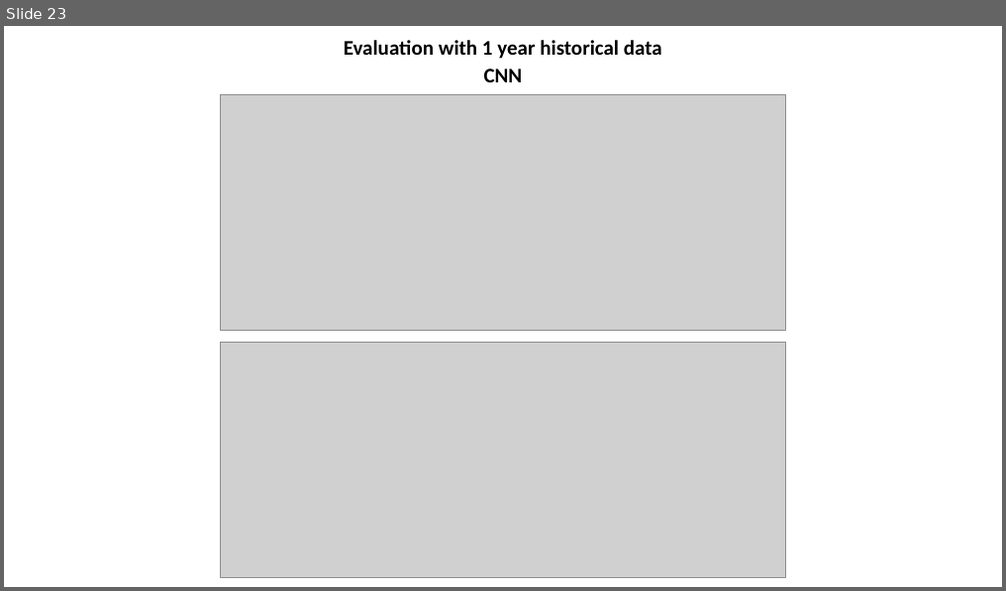
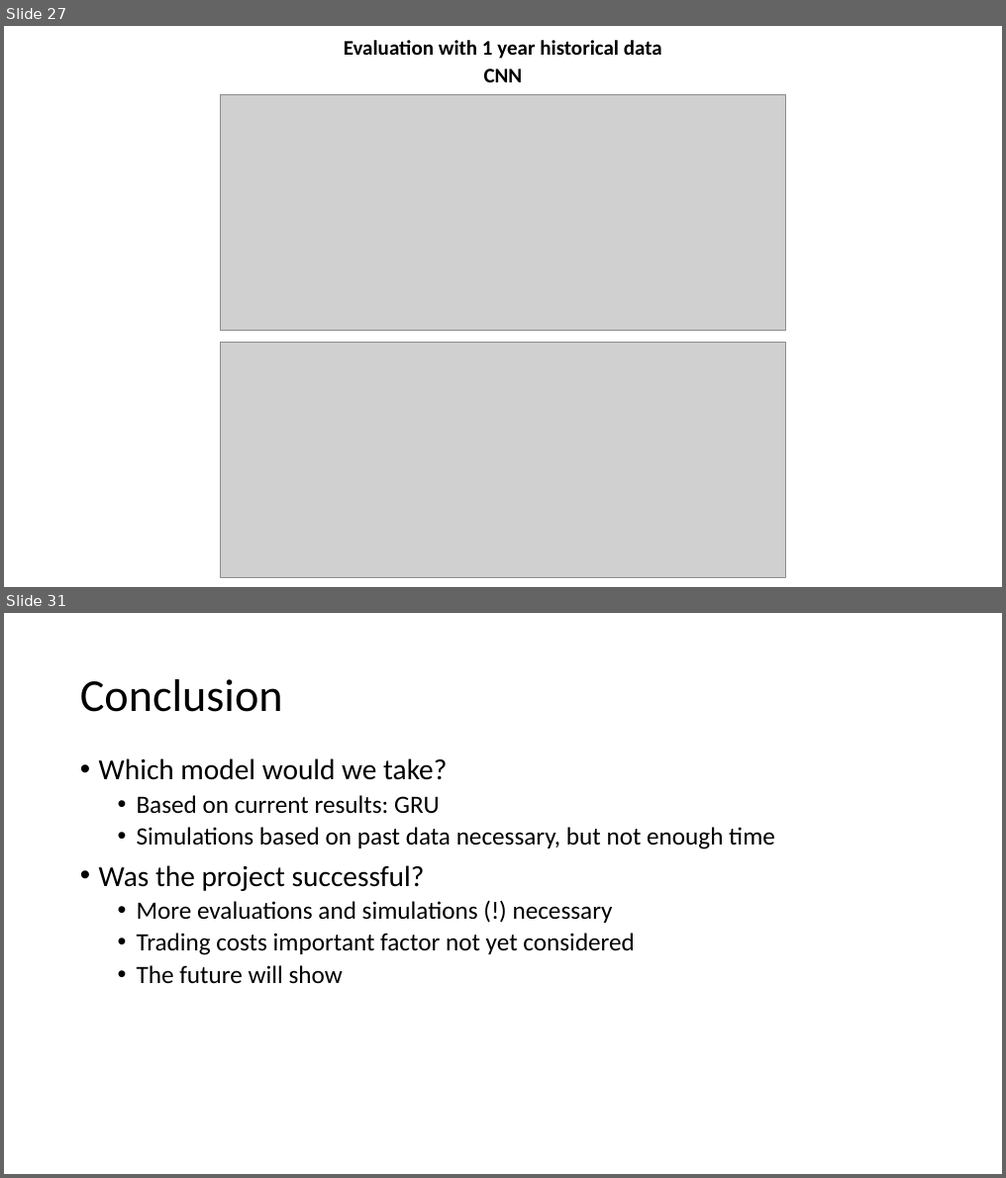
Before and after one commit to sfremerey/backprophet, a slide deck: Backprophet.pptx. Shown one above the other, each under a label of ours: slide 23 before the commit, slides 27 and 31 after it; the slides between them are not shown. The pictures are 1006x591 and 1006x1178 pixels, drawn with LibreOffice and Linux fonts; fonts in the diff are those of the drawing; grey boxes stand for pictures. Boxes give left, top, right and bottom in pixels: in the first picture for what was removed or moved away, otherwise in the second. Text is boxed around its words. In the diff, an @@ line names an element or a change of style, - is before the commit and + after.

```diff
--- a/Backprophet.pptx
+++ b/Backprophet.pptx
@@ slide 31 added at (x1=4, y1=613, x2=1002, y2=1174), background #FFFFFF @@
@@ title added at (x1=80, y1=679, x2=283, y2=712), 44 pt, text #000000 @@
+Conclusion
@@ text added at (x1=99, y1=759, x2=775, y2=984), 24 pt, text #000000 @@
+• Which model would we take?
+  • Based on current results: GRU
+  • Simulations based on past data necessary, but not enough time
+• Was the project successful?
+  • More evaluations and simulations (!) necessary
+  • Trading costs important factor not yet considered
+  • The future will show
@@ what was slide 23 is now slide 27 @@
```
Also in this commit, not shown: 16 slides changed, 5 other slides added, 1 slide removed, 1 other file.
